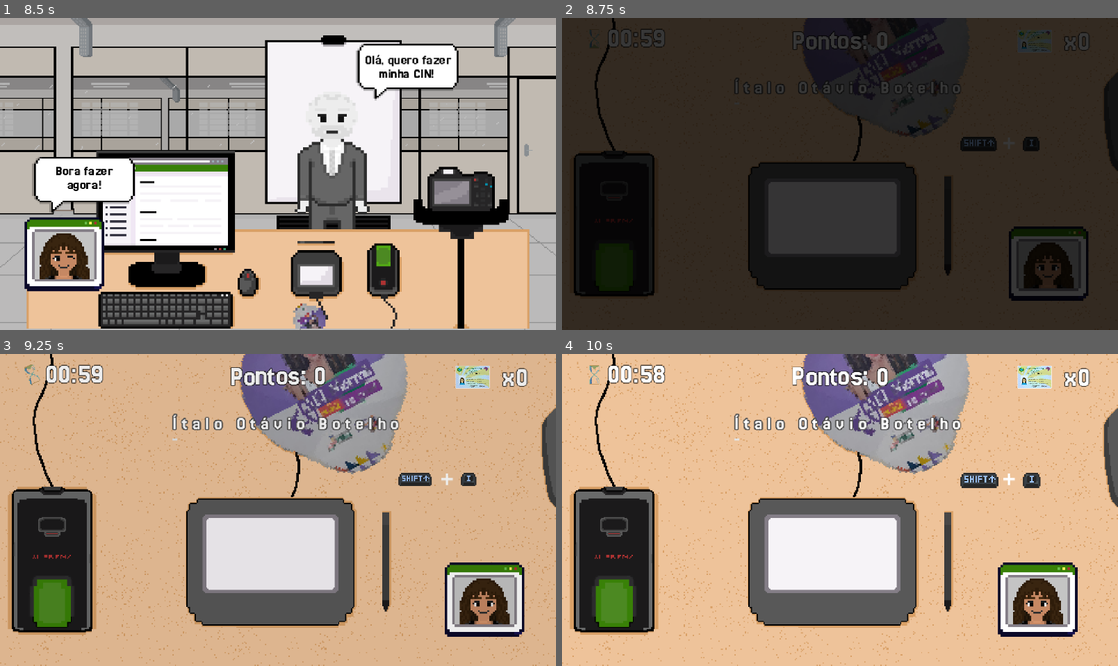
Above: before the commit, frames 1-4 (two rows, left to right).
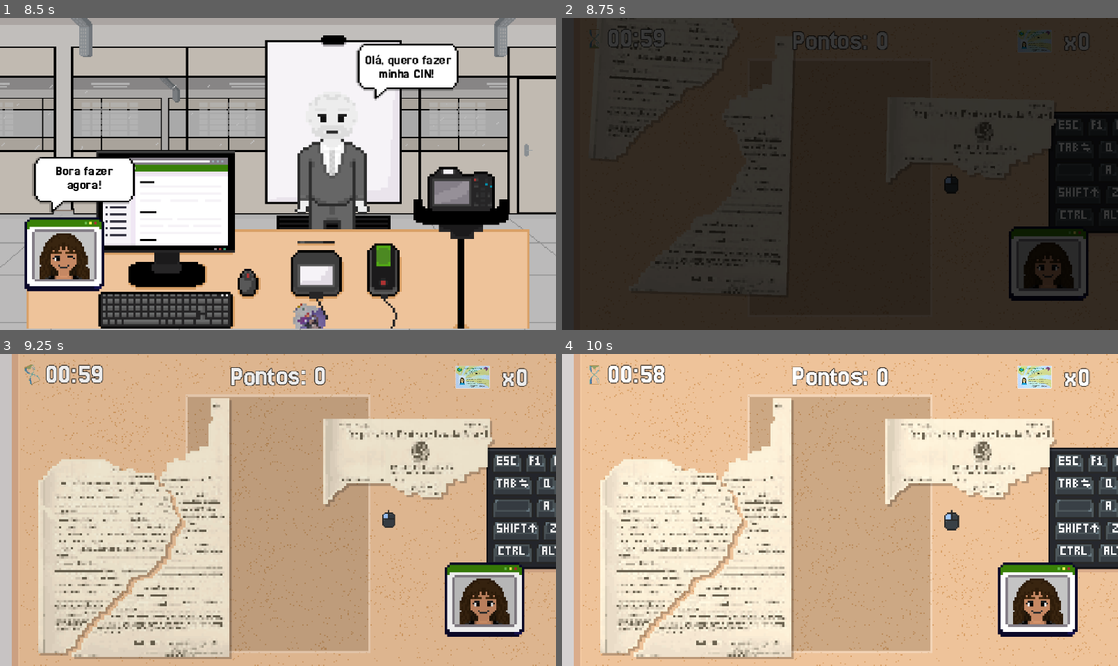
Above: after the commit, the same moments.

Repository: bianca-bezerra/CINExpress
Game: Godot game, scene res://scenes/levels/menu_scene.tscn
Two runs of this game, one before a commit and one after it. Both use one fixed random seed, a clock stepped at 60 frames per second and the inputs below.
Inputs (mouse positions are in pixels of both pictures, inside the frame that each line leads up to):
- Up to frame 1 (8.5 s): click "JOGAR" at 0.5 s; click (283, 139) at 1.27 s; type "Alex" at 1.35 s; click "Voltar" at 2 s; click "Voltar" at 2.75 s; click "Voltar" at 3.5 s; tap Enter (ui_accept) at 4.25, 4.52, 5.27, 6.5, 6.77, 7.52, 8.27 s; move the mouse to (400, 158) at 4.27 s; tap Space (space) every 0.75 s from 4.35 to 8.1 s; click (400, 158) at 4.42 s; move the mouse to (166, 189) at 5.02 s; click (166, 189) at 5.17 s; move the mouse to (333, 105) at 5.77 s; click (333, 105) at 5.92 s; move the mouse to (250, 236) at 6.52 s; click (250, 236) at 6.67 s; move the mouse to (444, 220) at 7.27 s; click (444, 220) at 7.42 s; move the mouse to (111, 127) at 8.02 s; click (111, 127) at 8.17 s
- Up to frame 2 (8.75 s): no input
- Up to frame 3 (9.25 s): move the mouse to (305, 510) at 8.77 s; tap Space (space) at 8.85 s; click (305, 510) at 8.92 s
- Up to frame 4 (10 s): move the mouse to (756, 432) at 9.52 s; tap Space (space) at 9.6 s; click (756, 432) at 9.67 s; tap Enter (ui_accept) at 9.77 s

Frame 1 is identical in both runs. In frame 2, 26% of the frame differs, in the area x 2-100%, y 0-90%; in frame 3, 62%; in frame 4, 62%, in the area x 0-100%, y 0-100%.

Commit message:
feat: adiciona certidão na sequência de fases

Diff:
--- a/scripts/singletons/game_manager.gd
+++ b/scripts/singletons/game_manager.gd
@@ -13,11 +13,12 @@
 var game_levels  = {
 	"type": preload("res://scenes/levels/type_quickly.tscn"),
 	"finger": preload("res://scenes/levels/finger_scene.tscn"),
-	"cam": preload("res://scenes/levels/cam_level.tscn")
+	"cam": preload("res://scenes/levels/cam_level.tscn"),
+	"certidao": preload("res://scenes/levels/certidao_level.tscn"),
 }
 
 var current_game_level = 0
-var current_run = ["type", "finger", "cam"]
+var current_run = ["certidao", "type", "finger", "cam"]
 
 var primeira_rodada := true
 
